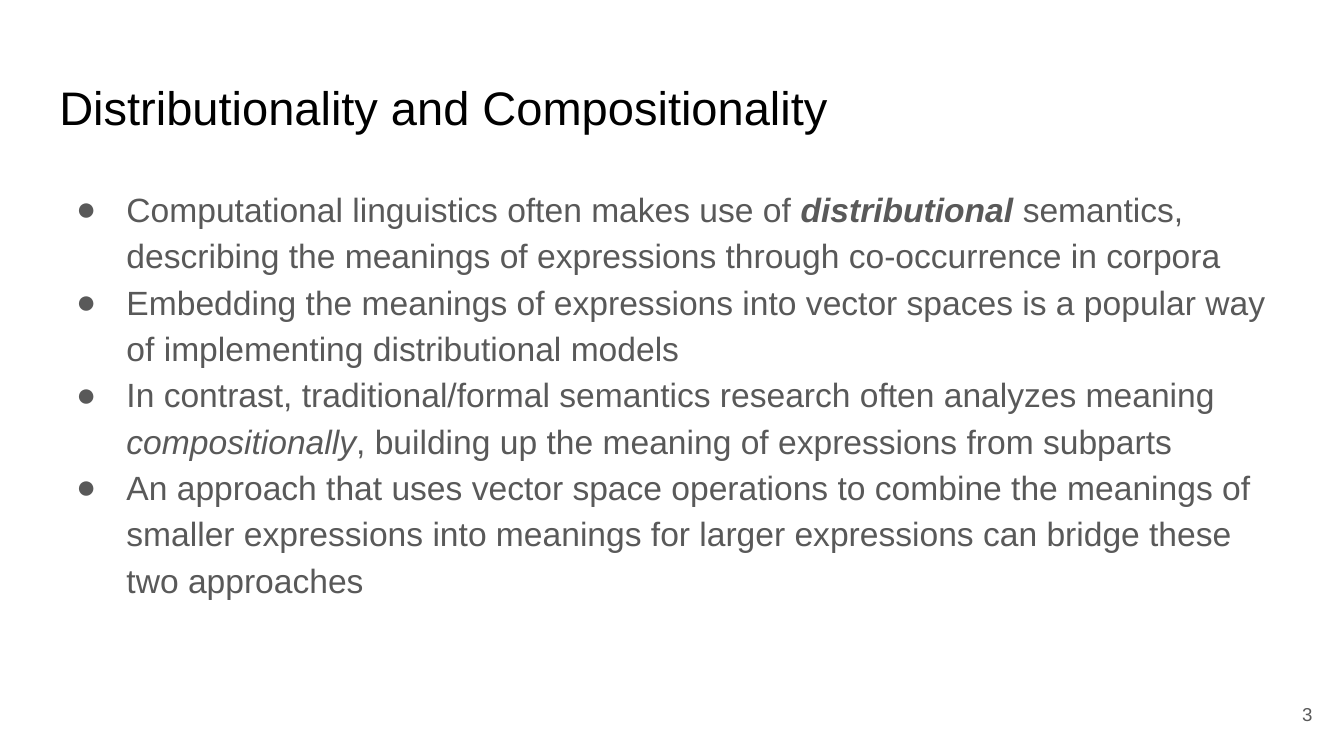
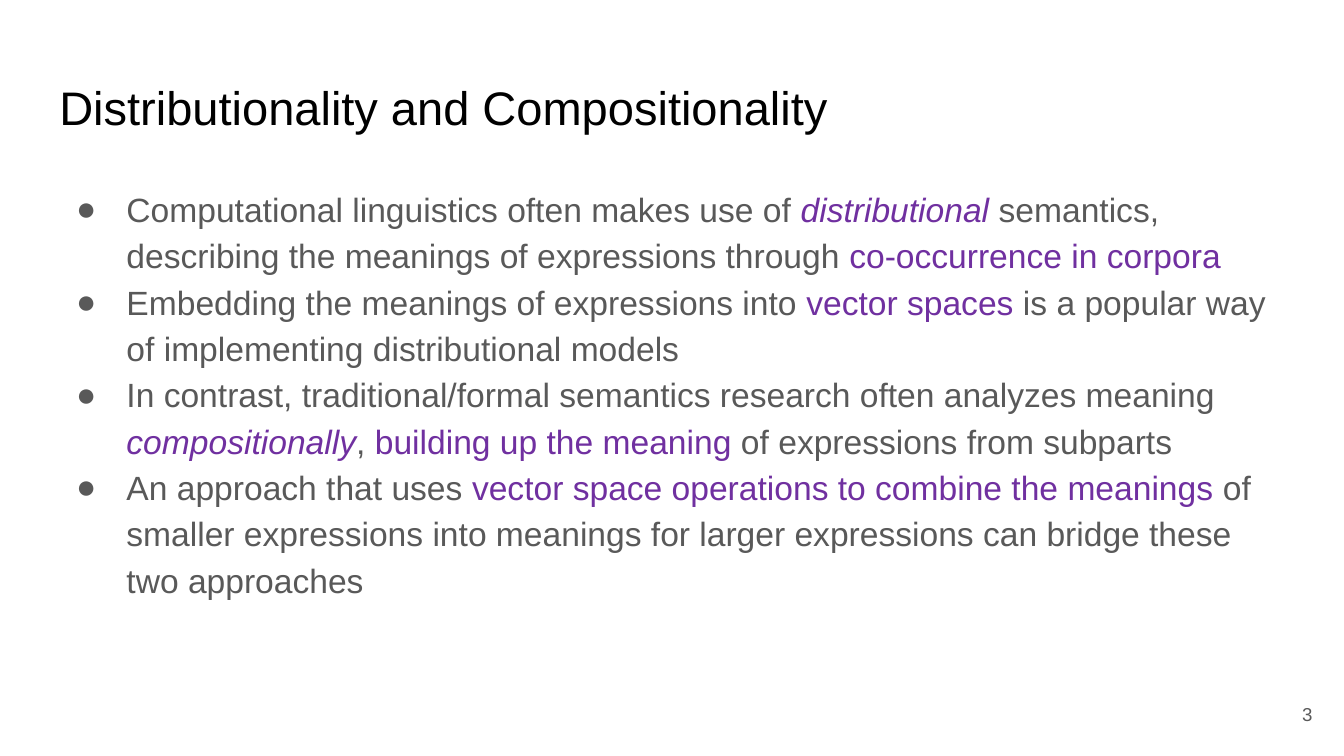
Before and after one commit to JPJ280/jpj280.github.io, a slide deck: slide 3 of publications/SCIL_2026_MG_Tensors/slides/SCIL_2026_MG_Tensors_Slides.pptx. Drawn at 1344x756 pixels with LibreOffice and Linux fonts; fonts in the diff are those of the drawing. Boxes give left, top, right and bottom in pixels: in the first picture for what was removed or moved away, otherwise in the second. Text is boxed around its words. In the diff, an @@ line names an element or a change of style, - is before the commit and + after.

```diff
--- a/publications/SCIL_2026_MG_Tensors/slides/SCIL_2026_MG_Tensors_Slides.pptx
+++ b/publications/SCIL_2026_MG_Tensors/slides/SCIL_2026_MG_Tensors_Slides.pptx
@@ text "Computational linguistics often makes use ..." at (x1=126, y1=197, x2=1266, y2=599): text colour #595959 to #7030A0 in "distributional co-occurrence in corpora", "vector spaces", "compositionally, building up the meaning", "vector space operations to combine the meanings"; bold off in "distributional" @@
```
Also in this commit, not shown: 6 other slides changed, 6 slides added, 2 other files.
